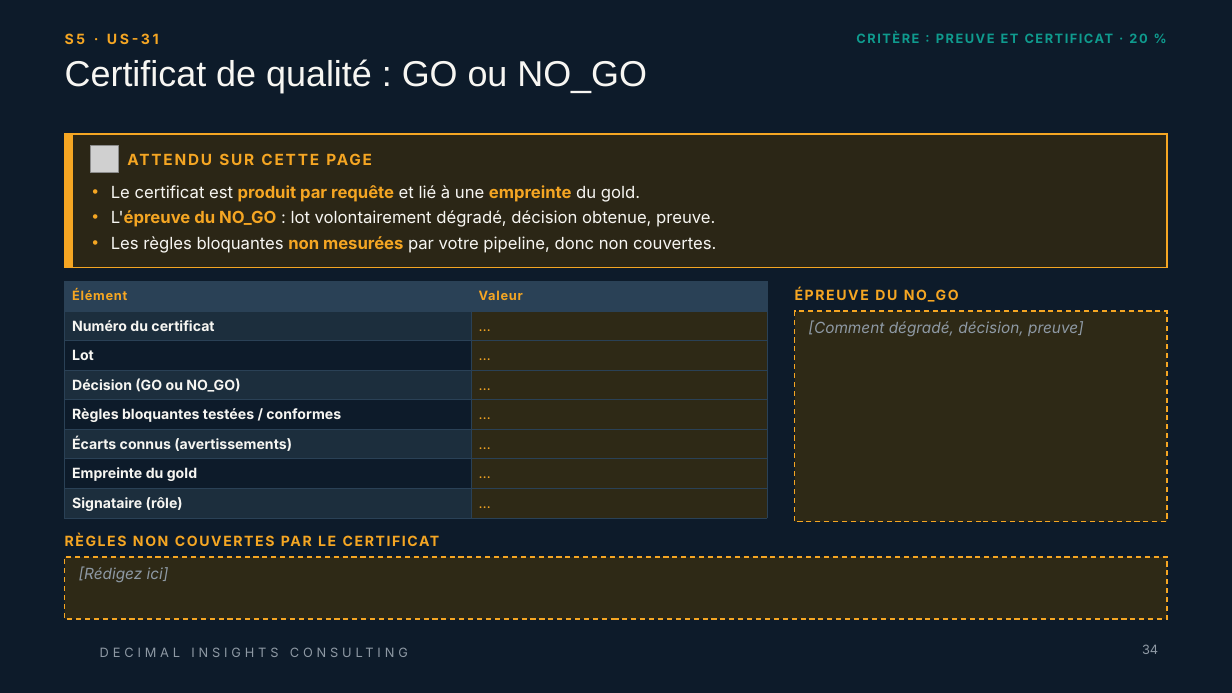
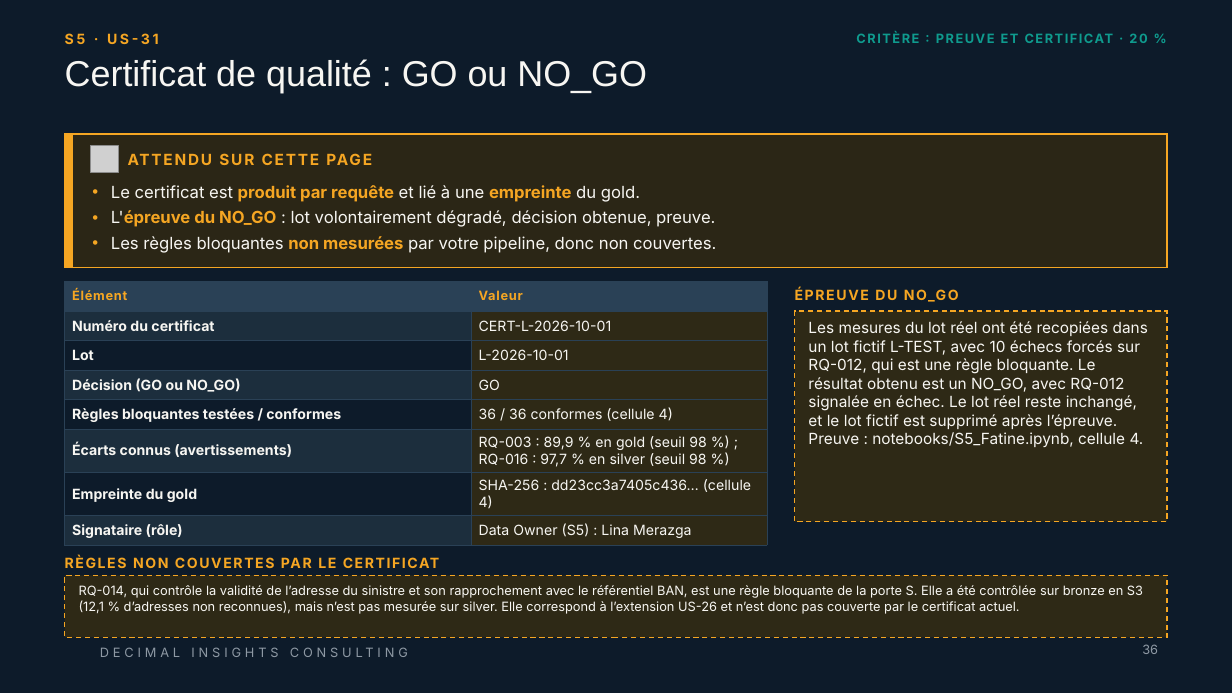
Before and after one commit to linam02/td-qualite-g04, a slide deck: slide 36 of livrables/Livrable_Groupe_TD_AssurConnect.pptx (slide 34 before the commit). Drawn at 1232x693 pixels with LibreOffice and Linux fonts; fonts in the diff are those of the drawing; grey boxes stand for pictures; background and template pictures are left out. Boxes give left, top, right and bottom in pixels: in the first picture for what was removed or moved away, otherwise in the second. Text is boxed around its words. In the diff, an @@ line names an element or a change of style, - is before the commit and + after.

```diff
--- a/livrables/Livrable_Groupe_TD_AssurConnect.pptx
+++ b/livrables/Livrable_Groupe_TD_AssurConnect.pptx
@@ table at [65, 282, 767, 545] @@
-row 2, column 2: …
+row 2, column 2: CERT-L-2026-10-01
-row 3, column 2: …
+row 3, column 2: L-2026-10-01
-row 4, column 2: …
+row 4, column 2: GO
-row 5, column 2: …
+row 5, column 2: 36 / 36 conformes (cellule 4)
-row 6, column 2: …
+row 6, column 2: RQ-003 : 89,9 % en gold (seuil 98 %) ; RQ-016 : 97,7 % en silver (seuil 98 %)
-row 7, column 2: …
+row 7, column 2: SHA-256 : dd23cc3a7405c436… (cellule 4)
-row 8, column 2: …
+row 8, column 2: Data Owner (S5) : Lina Merazga
@@ borders changed @@
@@ text in rectangle at [808, 321, 1148, 447]: text changed; text colour #8E99A4 to #F7F6F2; italic off @@
-[Comment dégradé, décision, preuve]
+Les mesures du lot réel ont été recopiées dans un lot fictif L-TEST, avec 10 échecs forcés sur RQ-012, qui est une règle bloquante. Le résultat obtenu est un NO_GO, avec RQ-012 signalée en échec. Le lot réel reste inchangé, et le lot fictif est supprimé après l’épreuve. Preuve : notebooks/S5_Fatine.ipynb, cellule 4.
@@ text "RÈGLES NON COUVERTES PAR LE ...": place and size @@
-text "RÈGLES NON COUVERTES PAR LE ..." at [65, 528, 1167, 554]
+text "RÈGLES NON COUVERTES PAR LE ..." at [65, 550, 1167, 576]
@@ rectangle removed at [65, 557, 1167, 619] @@
-[Rédigez ici]
@@ rectangle added at [65, 576, 1167, 638], fill #2E2916, outline #F5A623 1 pt dashed, 10 pt, text #F7F6F2 @@
+RQ-014, qui contrôle la validité de l’adresse du sinistre et son rapprochement avec le référentiel BAN, est une règle bloquante de la porte S. Elle a été contrôlée sur bronze en S3 (12,1 % d’adresses non reconnues), mais n’est pas mesurée sur silver. Elle correspond à l’extension US-26 et n’est donc pas couverte par le certificat actuel.
@@ page number at [1142, 644, 1158, 654]: text changed @@
-34
+36
```
Also in this commit, not shown: 45 other slides changed, 2 slides added, 8 other files.
